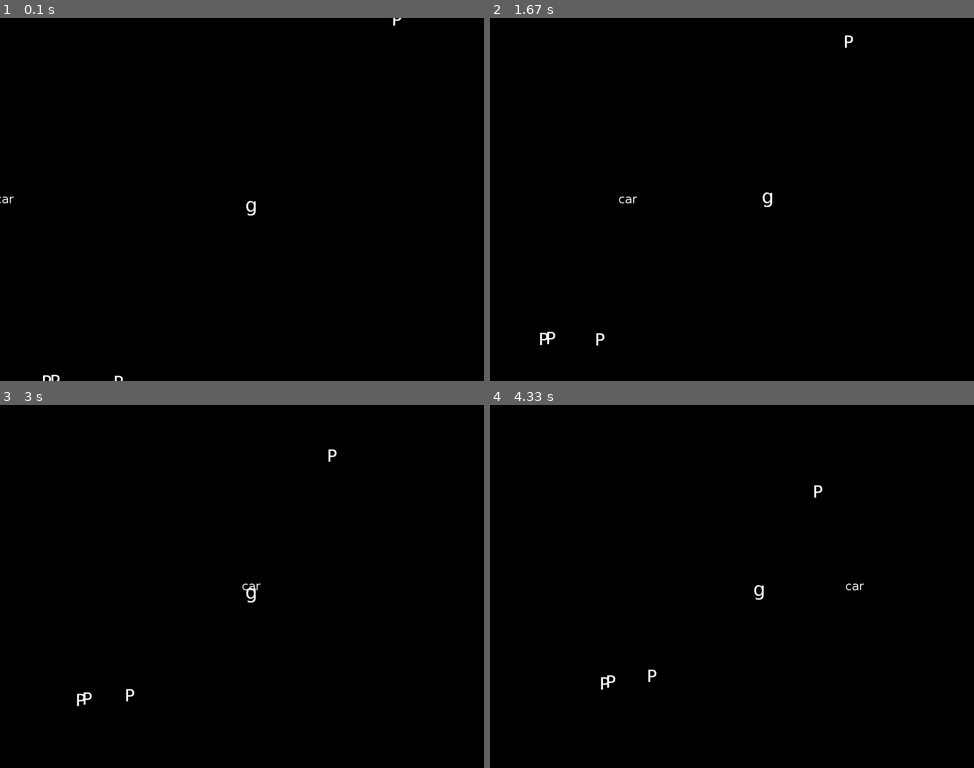
Above: before the commit, frames 1-4 (two rows, left to right).
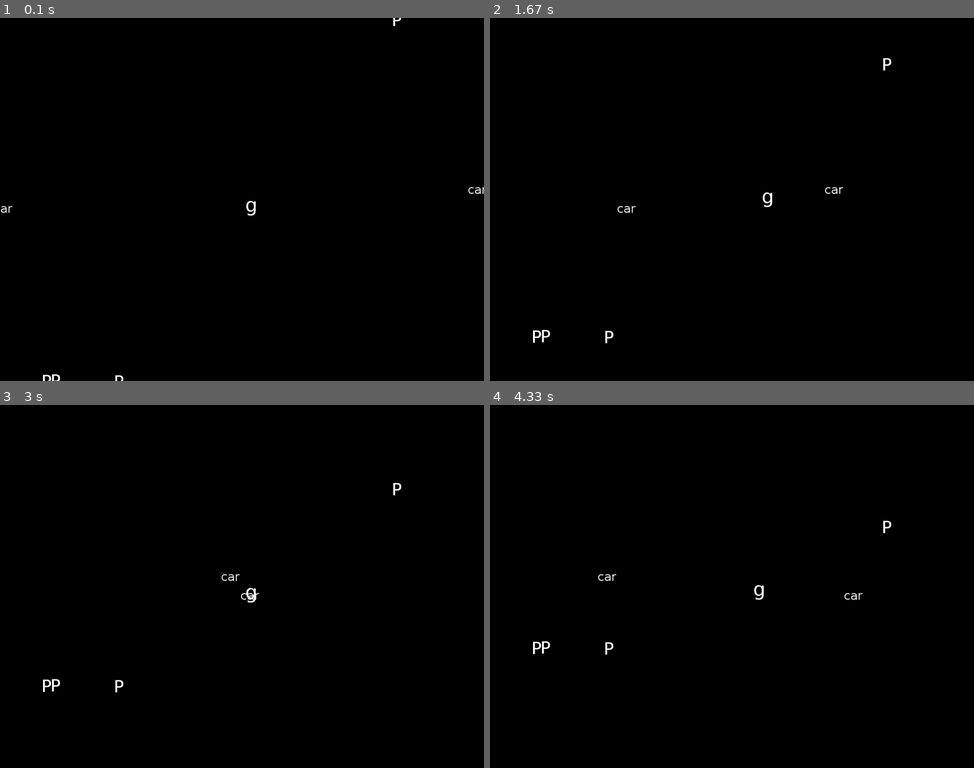
Above: after the commit, the same moments.

Repository: DanielKinsman/ghost-safety-squad-tigjamau
Game: pygame game, started from game.py
The game is run twice, just before and just after one commit, with the same random seed, the same clock (stepped at 60 frames per second) and the same inputs. The source is Python 2; it was converted automatically to run under Python 3.
Inputs:
- Up to frame 1 (0.1 s): no input
- Up to frame 2 (1.67 s): hold D 0.33-0.8 s; hold W 0.83-1.13 s; hold D 1.17-1.63 s
- Up to frame 3 (3 s): hold A 1.67-2.2 s; hold S 2.23-2.53 s; hold A 2.57-2.97 s
- Up to frame 4 (4.33 s): hold W 3-3.37 s; hold D 3.4-4.03 s; hold S from 4.07 s (still down)

The runs differ from the first frame. In frame 1, 0.1% of the frame differs, in the area x 0-100%, y 0-100%; in frame 2, 0.4%; in frame 3, 0.4%; in frame 4, 0.4%, in the area x 8-83%, y 22-79%.

Commit message:
Cars spawning, people have goal to cross the road

Diff:
--- a/game.py
+++ b/game.py
@@ -83,6 +83,7 @@
     WIDTH = 1024
     HEIGHT = 768
     SPAWN_PEOPLE_BELOW = 4
+    SPAWN_CARS_BELOW = 2
 
     def __init__(self):
         self.screen = pygame.display.set_mode((Game.WIDTH, Game.HEIGHT))
@@ -92,7 +93,6 @@
 
         self.carimage = pygame.image.load('images/car.png')
         self.carGroup = pygame.sprite.RenderUpdates()
-        self.car = None
 
         self.player = Player('images/player.png')
         self.player.position = euclid.Vector2(self.screen.get_width() / 2 + 20, self.screen.get_height() / 2 + 20)
@@ -133,6 +133,7 @@
             self.runPlayer()
 
             self.spawnPeople()
+            self.spawnCars()
 
             #render
             self.screen.fill((0,0,0))
@@ -148,30 +149,19 @@
     def runPeople(self):
         for person in self.people:
             if not person.dead:
-                if self.car is not None:
-                    person.goal = self.car.position
-                else:
-                    pass
-
                 collisions = pygame.sprite.spritecollide(person, self.carGroup, False)
                 if len(collisions) > 0:
                     person.kill()
-                else:
-                    pass
+                elif offscreen(person, self.screen):
+                    self.personGroup.remove(person)
+                    self.people.remove(person)
             else:
                 pass
 
     def runCars(self):
-        if self.car is None:
-            self.car = Vehicle(self.carimage)
-            self.car.velocity = euclid.Vector2(3, 0)
-            self.car.position = euclid.Vector2(0, self.screen.get_height() / 2)
-            self.carGroup.add(self.car)
-
-        #self.car.velocity += (random.randint(-1, 1), random.randint(-1, 1))
-
-        if offscreen(self.car, self.screen):
-            self.car = None
+        for car in self.carGroup.sprites():
+            if offscreen(car, self.screen):
+                self.carGroup.remove(car)
 
     def runPlayer(self):
         if self.possessToggle:
@@ -202,6 +192,7 @@
     def spawnPerson(self):
         #randomly choose top or bottom for y
         y = random.choice([0, self.screen.get_height()])
+        goalY = self.screen.get_height() + 100 if y == 0 else -100
 
         #pick random x value
         x = random.randint(10, self.screen.get_width() - 10)
@@ -209,9 +200,21 @@
         #spawn person a x y
         person = Person('images/person.png', 'images/deadperson.png', self.splat)
         person.position = euclid.Vector2(x, y)
+        person.goal = euclid.Vector2(x, goalY)
         self.people.append(person)
         self.personGroup.add(person)
 
+    def spawnCars(self):
+        if len(self.carGroup.sprites()) < Game.SPAWN_CARS_BELOW:
+            car = Vehicle(self.carimage)
+            #pick a random side (left or right)
+            x = random.choice([0, self.screen.get_width()])
+            xVelocity = 3 if x == 0 else -3
+            y = self.screen.get_height() / 2
+            y += 20 if x == 0 else -20
+            car.velocity = euclid.Vector2(xVelocity, 0)
+            car.position = euclid.Vector2(x, y)
+            self.carGroup.add(car)
 
     def processInput(self):
         for event in pygame.event.get():
